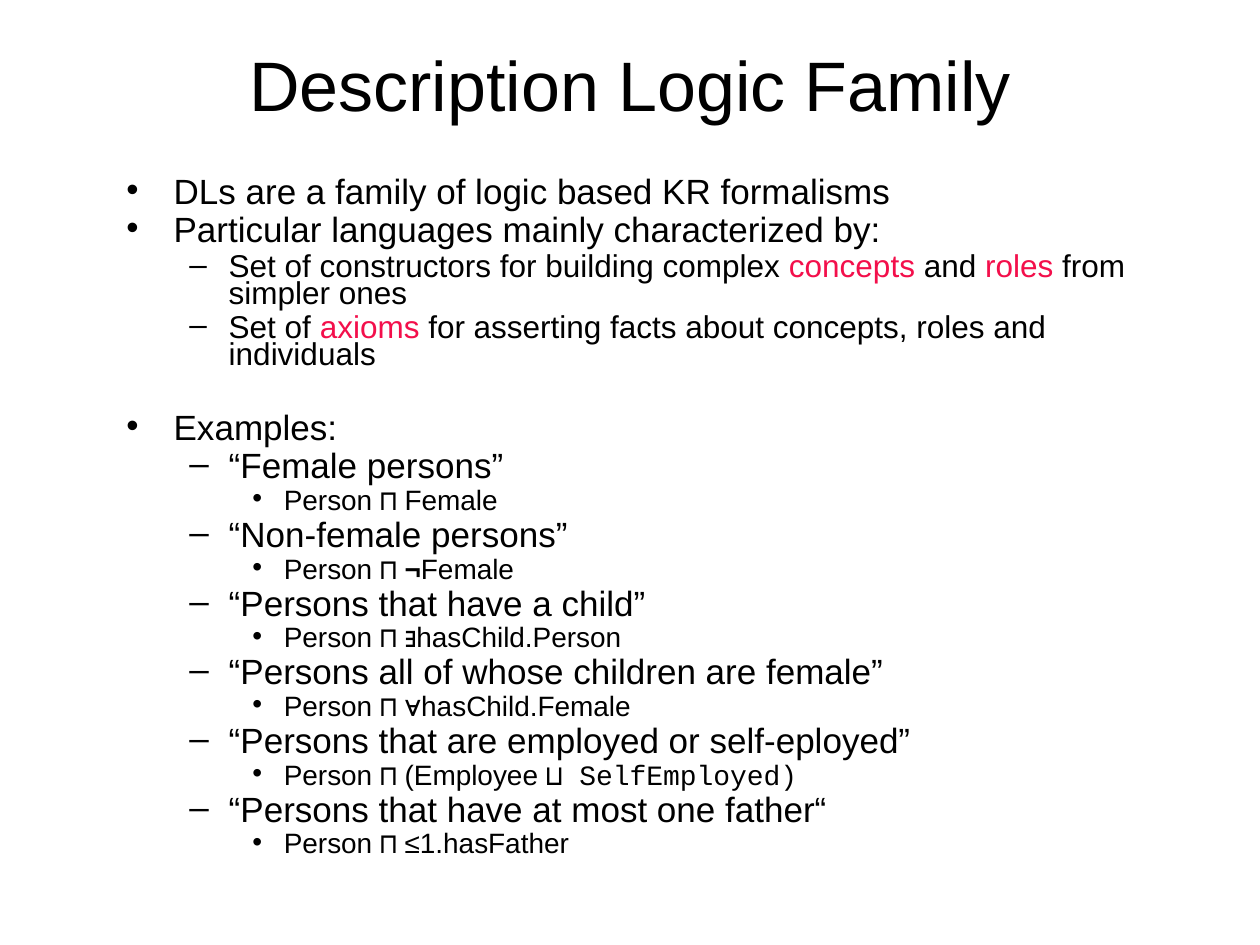
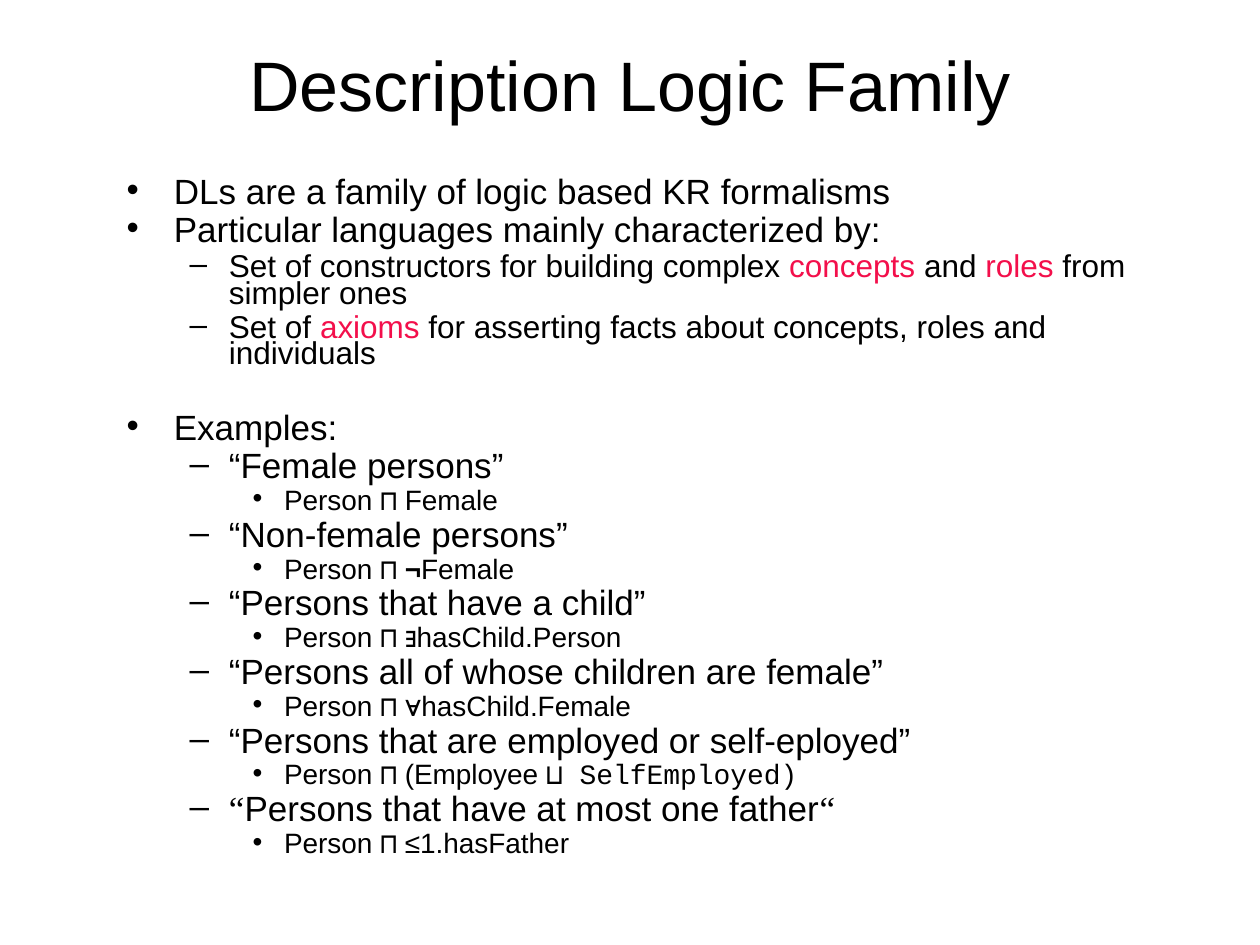
Before and after one commit to selminessrine/faculty-semweb, a slide deck: slide 44 of doc/workshop/MainFlow.ppt. Drawn at 1260x945 pixels with LibreOffice and Linux fonts; fonts in the diff are those of the drawing. Boxes give left, top, right and bottom in pixels: in the first picture for what was removed or moved away, otherwise in the second. Text is boxed around its words. In the diff, an @@ line names an element or a change of style, - is before the commit and + after.

```diff
--- a/doc/workshop/MainFlow.ppt
+++ b/doc/workshop/MainFlow.ppt
@@ text at (x1=229, y1=795, x2=835, y2=822): font Arial to Times New Roman in "“Persons father“" @@
```
Also in this commit, not shown: 19 other slides changed.
